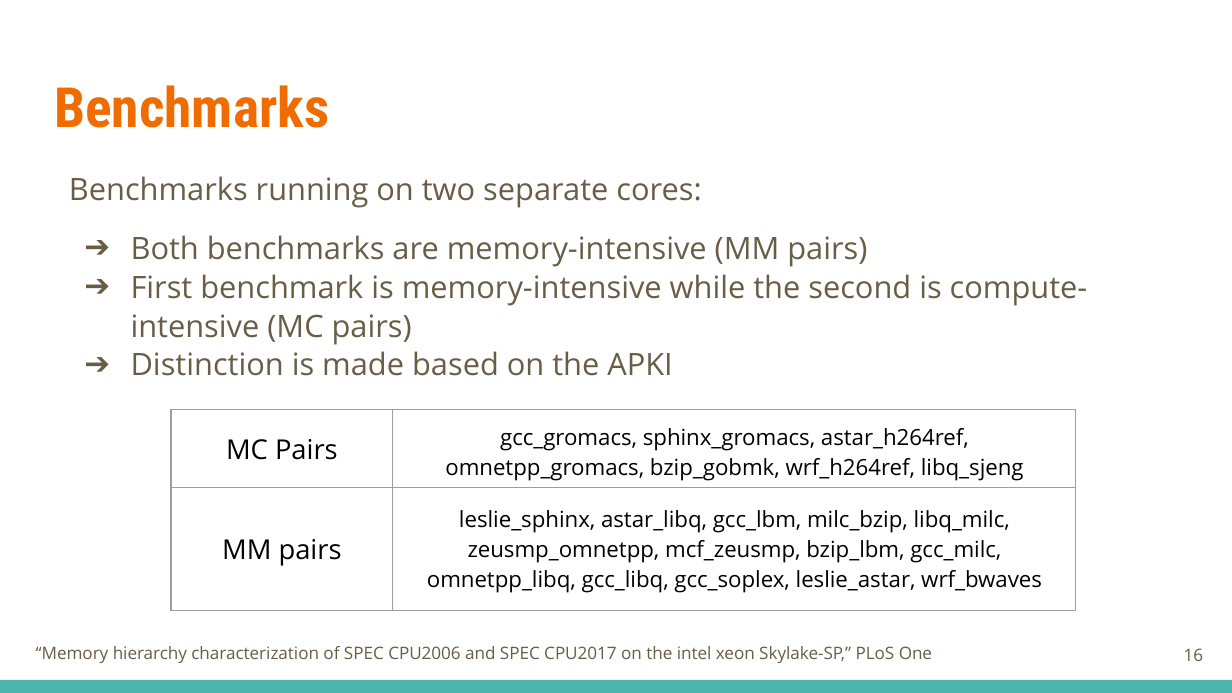
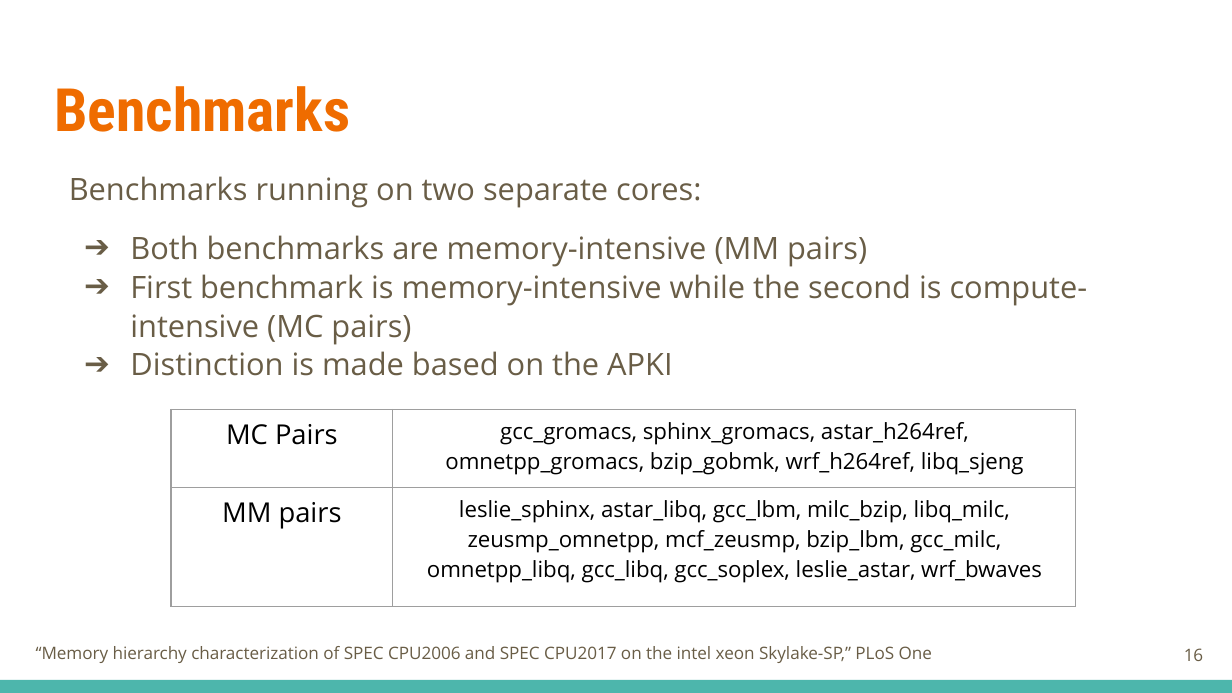
Before and after one commit to AnubhavBhatla/AnubhavBhatla.github.io, a slide deck: slide 16 of assets/pptx/R&D_presentation.pptx. Drawn at 1232x693 pixels with LibreOffice and Linux fonts; fonts in the diff are those of the drawing. Boxes give left, top, right and bottom in pixels: in the first picture for what was removed or moved away, otherwise in the second. Text is boxed around its words. In the diff, an @@ line names an element or a change of style, - is before the commit and + after.

```diff
--- a/assets/pptx/R&D_presentation.pptx
+++ b/assets/pptx/R&D_presentation.pptx
@@ text "Benchmarks" at (54, 86, 350, 132): size 32.4 to 34.9 pt @@
@@ table at (171, 409, 1076, 606) @@
@@ borders changed @@
```
Also in this commit, not shown: 25 other slides changed, 7 other files.
